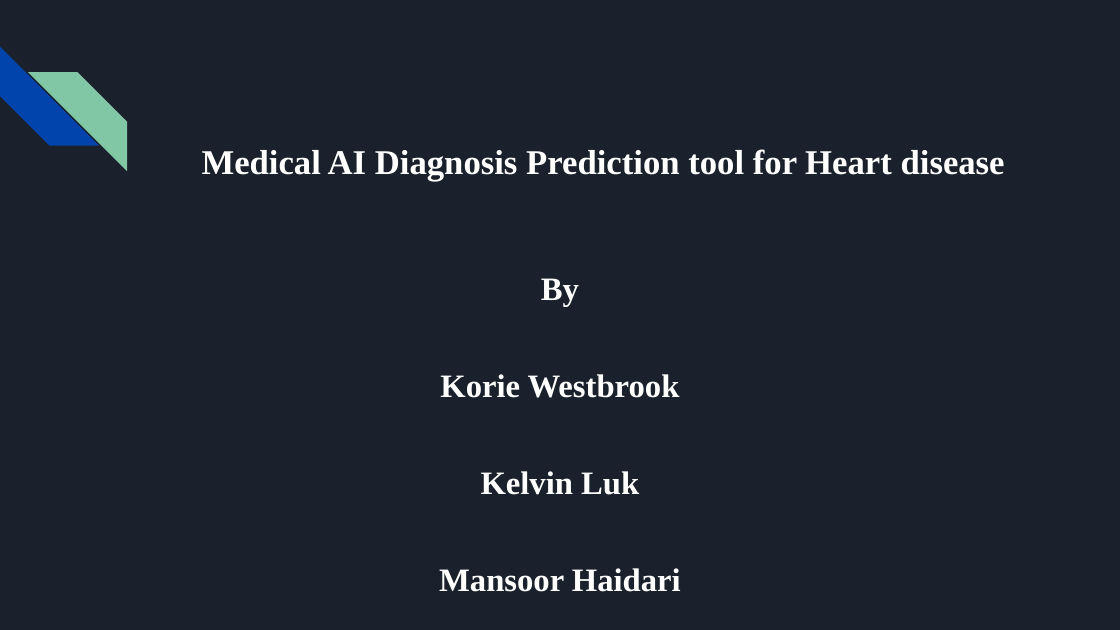
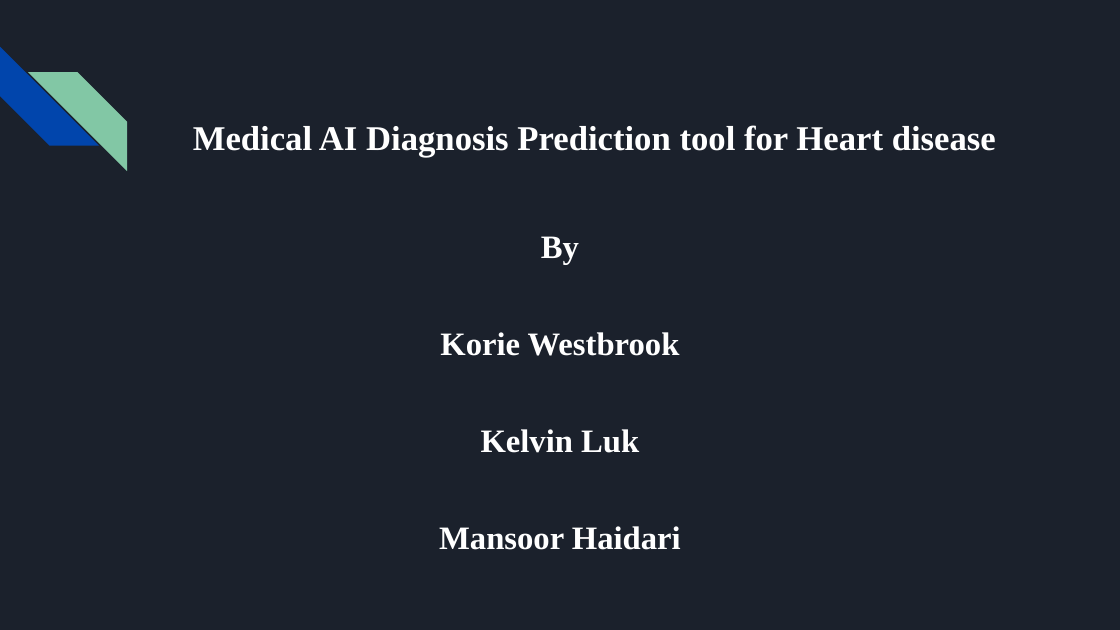
Before and after one commit to comp195/senior-project-spring-2023-medical-ai-disease-diagnostic-tool, a slide deck: slide 1 of Senior Project Day Oral Presentation.pptx. Drawn at 1120x630 pixels with LibreOffice and Linux fonts; fonts in the diff are those of the drawing. Boxes give left, top, right and bottom in pixels: in the first picture for what was removed or moved away, otherwise in the second. Text is boxed around its words. In the diff, an @@ line names an element or a change of style, - is before the commit and + after.

```diff
--- a/Senior Project Day Oral Presentation.pptx
+++ b/Senior Project Day Oral Presentation.pptx
@@ title "Medical AI Diagnosis Prediction tool ...": place and size @@
-title "Medical AI Diagnosis Prediction tool ..." at bbox=[202, 149, 1005, 180]
+title "Medical AI Diagnosis Prediction tool ..." at bbox=[193, 125, 996, 157]
@@ text "By": place and size @@
-text "By" at bbox=[439, 278, 681, 592]
+text "By" at bbox=[439, 236, 681, 550]
```
Also in this commit, not shown: 2 other slides changed.
